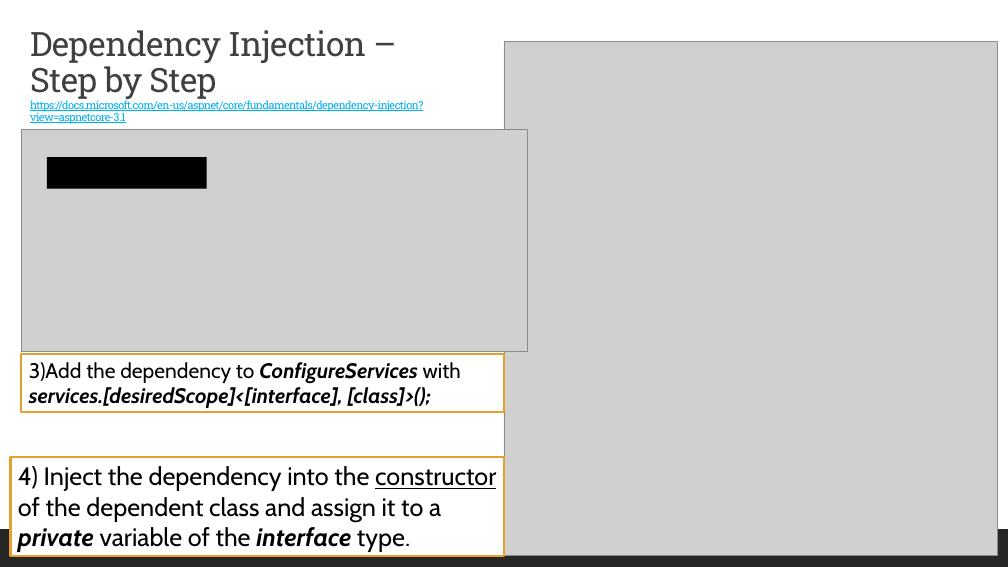
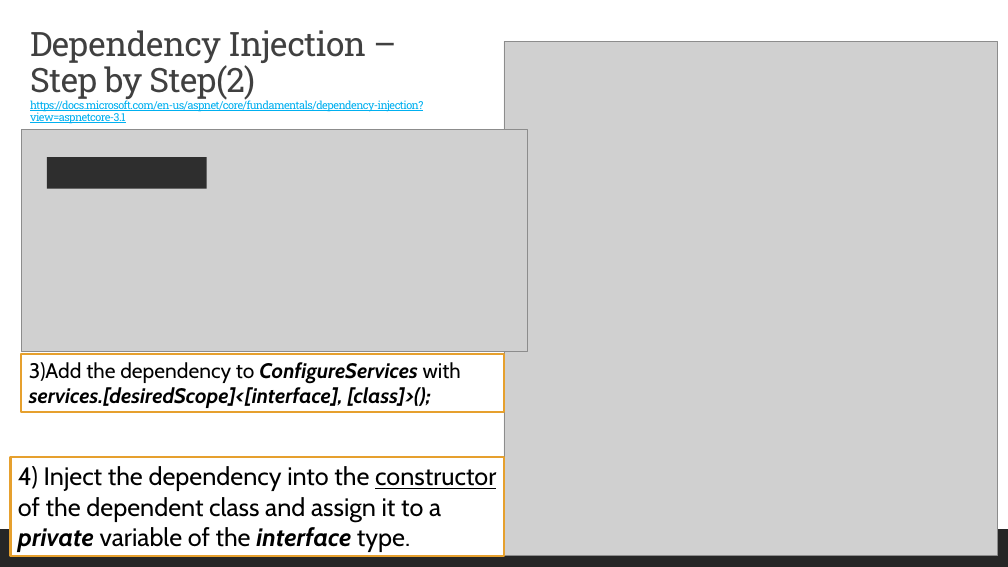
Before and after one commit to 2002-feb24-net/trainer-code, a slide deck: slide 7 of REPO_MarksCodeAndPPTs/DotNetPPTs/dotnetWeek3Ppts/D15_.NET_DependencyInjection.pptx. Drawn at 1008x567 pixels with LibreOffice and Linux fonts; fonts in the diff are those of the drawing; grey boxes stand for pictures. Boxes give left, top, right and bottom in pixels: in the first picture for what was removed or moved away, otherwise in the second. Text is boxed around its words. In the diff, an @@ line names an element or a change of style, - is before the commit and + after.

```diff
--- a/REPO_MarksCodeAndPPTs/DotNetPPTs/dotnetWeek3Ppts/D15_.NET_DependencyInjection.pptx
+++ b/REPO_MarksCodeAndPPTs/DotNetPPTs/dotnetWeek3Ppts/D15_.NET_DependencyInjection.pptx
@@ title at (30, 30, 423, 124): text changed @@
-Dependency Injection –
-Step by Step
-https://docs.microsoft.com/en-us/aspnet/core/fundamentals/dependency-injection?view=aspnetcore-3.1
+Dependency Injection –
+Step by Step(2)
+https://docs.microsoft.com/en-us/aspnet/core/fundamentals/dependency-injection?view=aspnetcore-3.1
@@ rectangle at (47, 157, 206, 189): fill #000000 to #2E2E2E @@
```
Also in this commit, not shown: 5 other slides changed, 4 other files.
